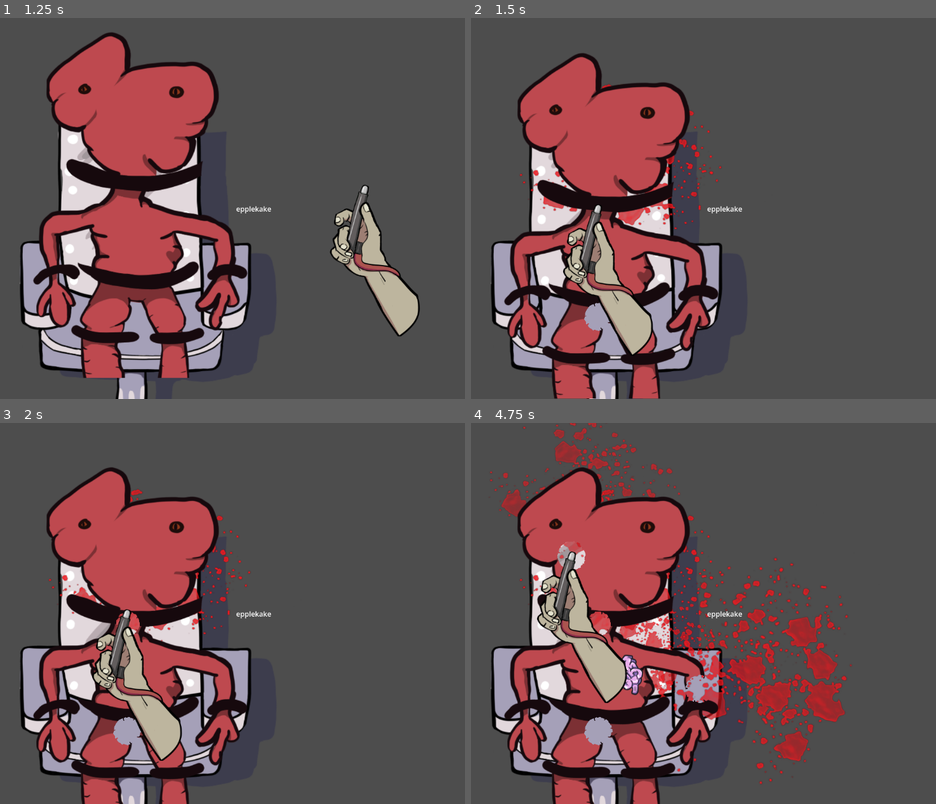
Above: before the commit, frames 1-4 (two rows, left to right).
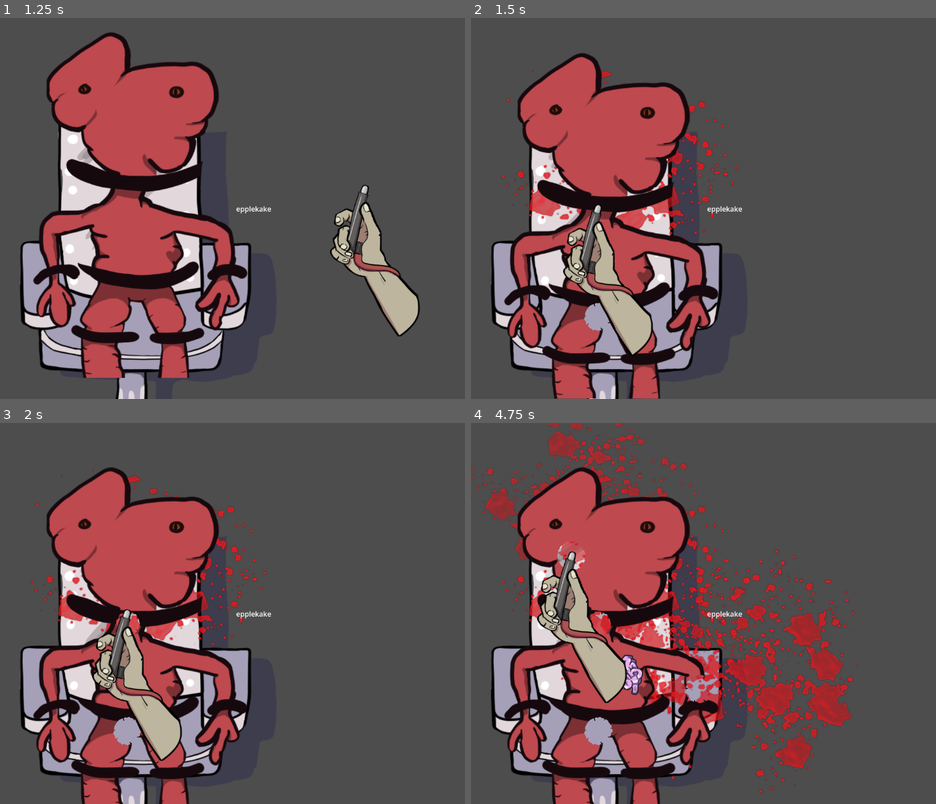
Above: after the commit, the same moments.

Repository: Slideshow776/Global-Game-Jam-2026
Game: Godot game, scene res://scenes/game.tscn
Two runs of this game, one before a commit and one after it. Both use one fixed random seed, a clock stepped at 60 frames per second and the inputs below.
Inputs (mouse positions are in pixels of both pictures, inside the frame that each line leads up to):
- Up to frame 1 (1.25 s): tap Enter at 0.5, 0.6 s; move the mouse to (367, 189) at 0.52 s; click (367, 189) at 0.67 s
- Up to frame 2 (1.5 s): move the mouse to (596, 208) at 1.27 s; tap F at 1.35 s; click (596, 208) at 1.42 s
- Up to frame 3 (2 s): no input
- Up to frame 4 (4.75 s): tap Space at 2, 3.5 s; move the mouse to (624, 674) at 2.02 s; tap Enter at 2.1, 2.75, 3.6, 4.25 s; click (624, 674) at 2.17 s; move the mouse to (698, 689) at 2.77 s; tap F at 2.85, 4.35 s; click (698, 689) at 2.92 s; move the mouse to (875, 670) at 3.52 s; click (875, 670) at 3.67 s; move the mouse to (573, 556) at 4.27 s; click (573, 556) at 4.42 s

Frame 1 is identical in both runs. In frame 2, 1.5% of the frame differs, in the area x 6-58%, y 13-59%; in frame 3, 1.5%; in frame 4, 9.1%, in the area x 0-84%, y 0-97%.

Commit message:
minor fixes

Diff:
--- a/scenes/splatter.gd
+++ b/scenes/splatter.gd
@@ -2,5 +2,5 @@
 
 func _ready() -> void:
 	rotation_degrees = randf_range(0, 360)
-	scale = Vector2.ONE * randf_range(0.5, 1.2)
+	scale = Vector2.ONE * randf_range(0.8, 1.2)
 	modulate.a = randf_range(0.75, 1.0)
Not shown, changed: assets/krita files/fps_mask.kra
Not shown, added: assets/krita files/fps_mask.kra~
